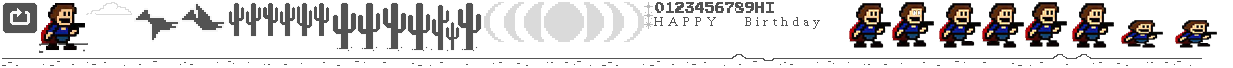
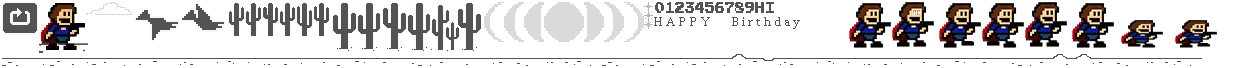
Two versions of the same layered image (1233 x 68). Layer-by-layer changes:
painted on "H A P P Y B i r t h d a y" over box(659, 17, 820, 29)
